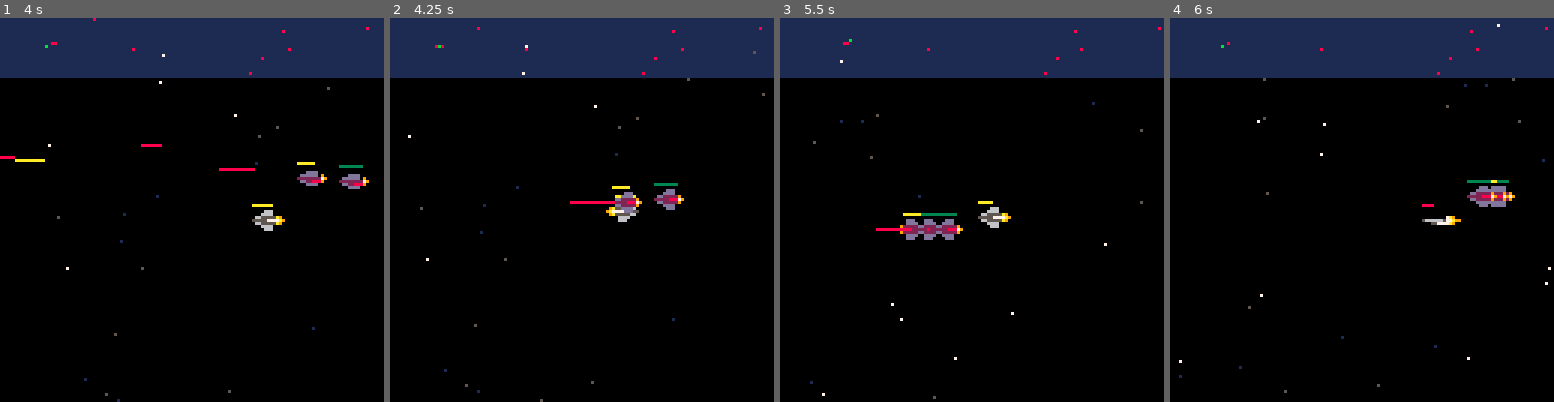
Above: before the commit, frames 1-4 (left to right).
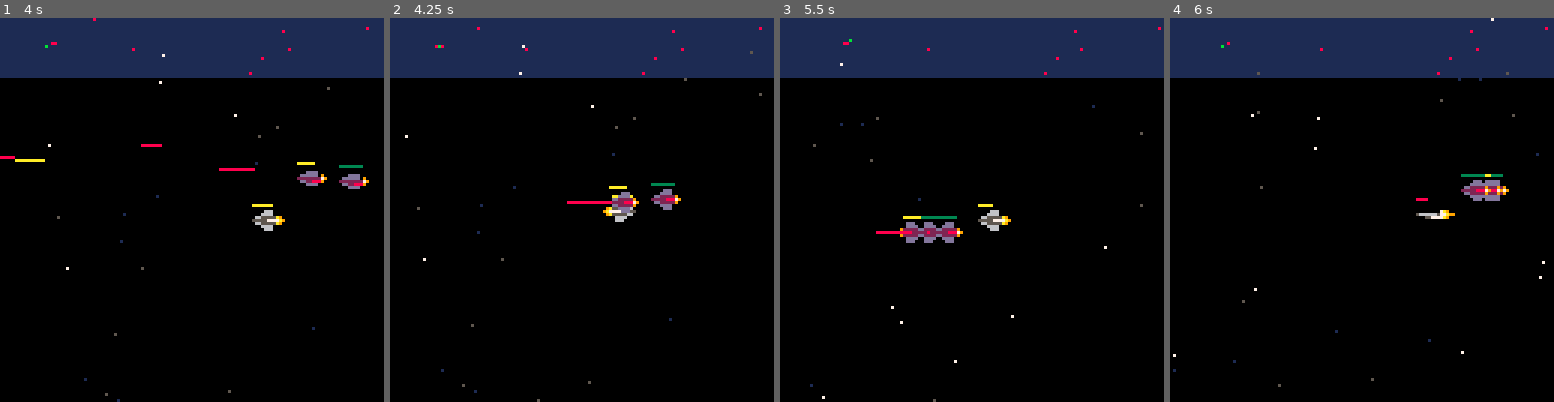
Above: after the commit, the same moments.

Repository: jondkoon/defender
Game: PICO-8 cartridge defender.p8
Same seed, same stepped clock (60 frames per second), same inputs: the game is played once before the commit and once after it.
Inputs:
- Up to frame 1 (4 s): tap X (X key) at 0.33, 1.07, 1.85, 2.97 s; tap O (Z key) at 0.7, 1.7, 2.1, 2.5, 2.9, 3.3, 3.7 s; hold Right 1.6-2.1 s; hold Up 2.15-2.42 s; hold Right 2.47-3.03 s; hold Left 3.08-3.58 s; hold Down 3.63-3.97 s
- Up to frame 2 (4.25 s): hold Right from 4.02 s (still down); tap X (X key) at 4.08 s; tap O (Z key) at 4.1 s
- Up to frame 3 (5.5 s): tap O (Z key) at 4.5, 4.9, 5.3 s; release Right at 4.68 s; hold Up 4.73-5.03 s; hold Left from 5.08 s (still down); tap X (X key) at 5.2 s
- Up to frame 4 (6 s): release Left at 5.68 s; tap O (Z key) at 5.7 s; hold Down from 5.73 s (still down)

Frame 1 is identical in both runs. In frame 2, 0.7% of the frame differs, in the area x 3-98%, y 7-100%; in frame 3, 1.4%, in the area x 7-95%, y 10-100%; in frame 4, 1.4%.

Commit message:
only shake the camera on bump if it was the players ship

Diff:
--- a/defender.p8
+++ b/defender.p8
@@ -106,22 +106,26 @@
 			self.y += self.dy
 			self.x += self.dx
 
+			local bump = false
 			if (self.y > self.scene.height - self.height) then
 				self.dy = max(-3, self.dy * -1)
 				self.y = self.scene.height - self.height
-				cam:shake()
+				bump = true
 			elseif (self.y < 0) then
 				self.dy = min(3, self.dy * -1)
 				self.y = 0
-				cam:shake()
+				bump = true
 			end
 			if (self.x > self.scene.width - self.width) then
 				self.dx = max(-3, self.dx * -1)
 				self.x = self.scene.width - self.width
-				cam:shake()
+				bump = true
 			elseif (self.x < 0) then
 				self.dx = min(3, self.dx * -1)
 				self.x = 0
+				bump = true
+			end
+			if (bump and self.is_player_ship) then
 				cam:shake()
 			end
 			if (self.fired) then
